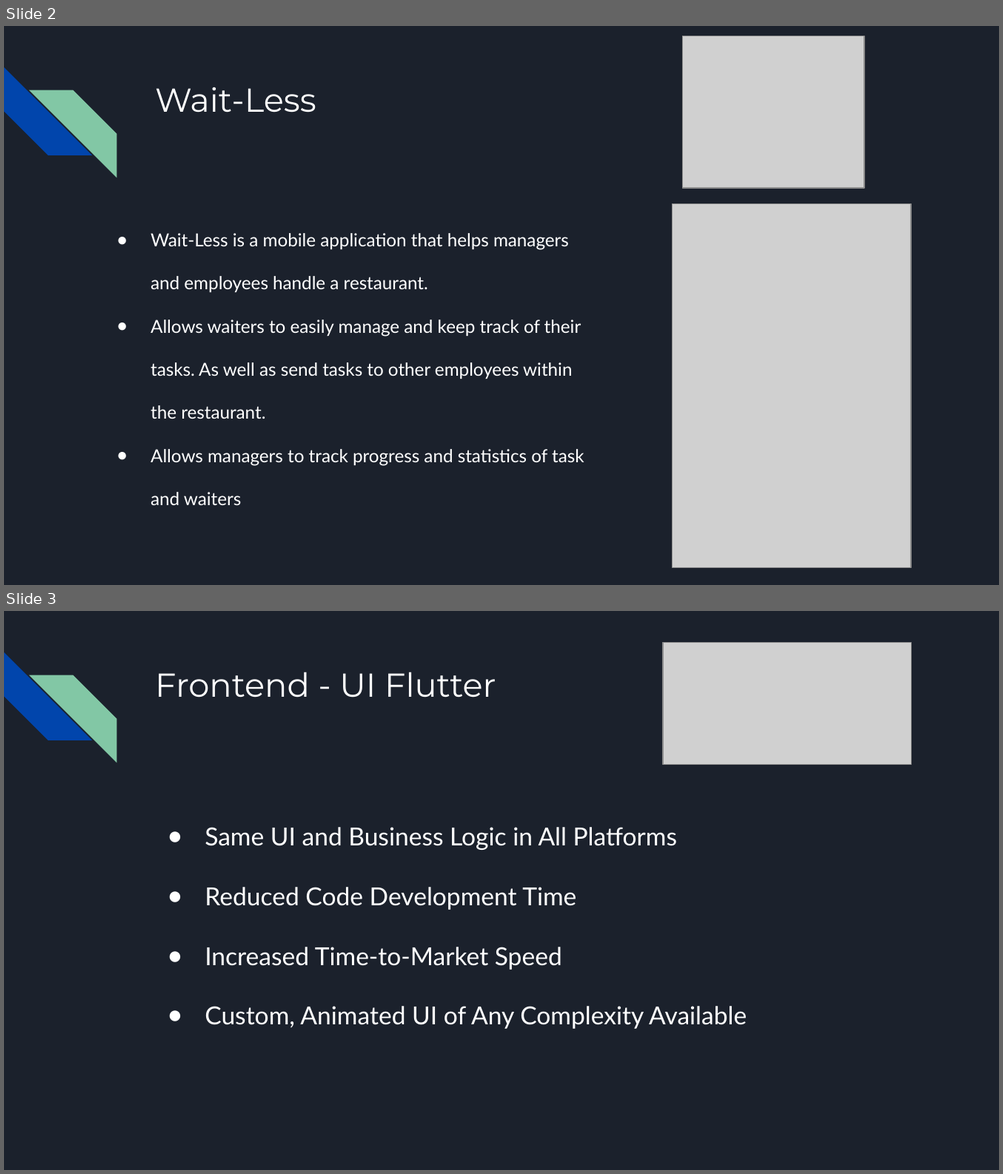
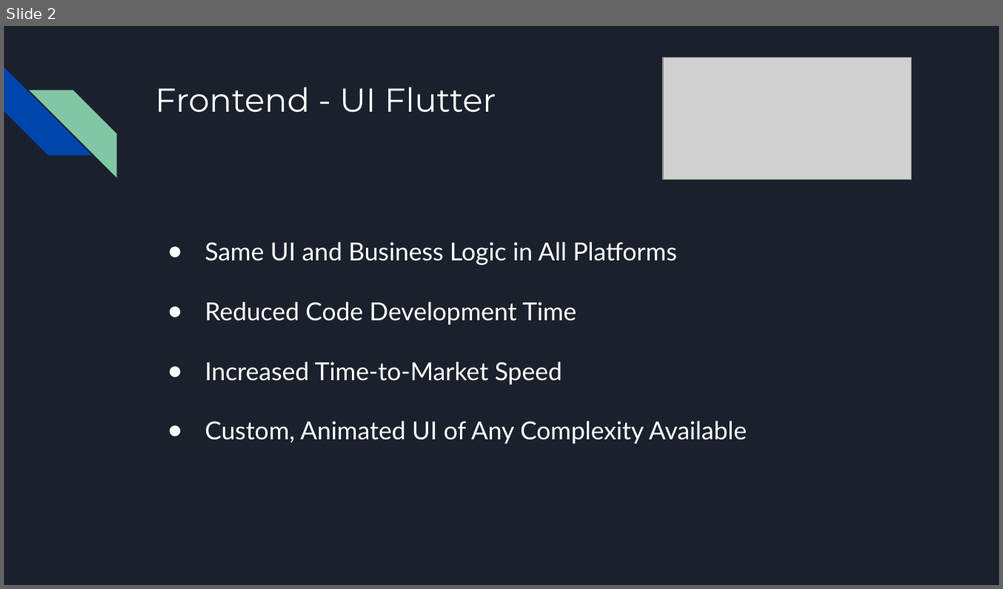
Before and after one commit to bggolden11/Wait-Less, a slide deck: Code/Wait-Less Presentation.pptx. Shown one above the other, each under a label of ours: slides 2 and 3 before the commit, slide 2 after it. The pictures are 1003x1174 and 1003x589 pixels, drawn with LibreOffice and Linux fonts; fonts in the diff are those of the drawing; grey boxes stand for pictures. Boxes give left, top, right and bottom in pixels: in the first picture for what was removed or moved away, otherwise in the second. Text is boxed around its words. In the diff, an @@ line names an element or a change of style, - is before the commit and + after.

```diff
--- a/Code/Wait-Less Presentation.pptx
+++ b/Code/Wait-Less Presentation.pptx
@@ slide 2 removed at box(4, 26, 999, 585), background #1B212C; not listed: 2 template elements that a slide beside it also shows @@
@@ picture removed at box(683, 36, 865, 188) @@
@@ title removed at box(155, 87, 316, 113) @@
-Wait-Less
@@ picture removed at box(672, 204, 911, 568) @@
@@ text removed at box(151, 233, 584, 506) @@
-● Wait-Less is a mobile application that helps managers and employees handle a restaurant.
-● Allows waiters to easily manage and keep track of their tasks. As well as send tasks to other employees within the restaurant.
-● Allows managers to track progress and statistics of task and waiters
@@ what was slide 3 is now slide 2 @@
```
Also in this commit, not shown: 3 slides changed, 2 other files.
